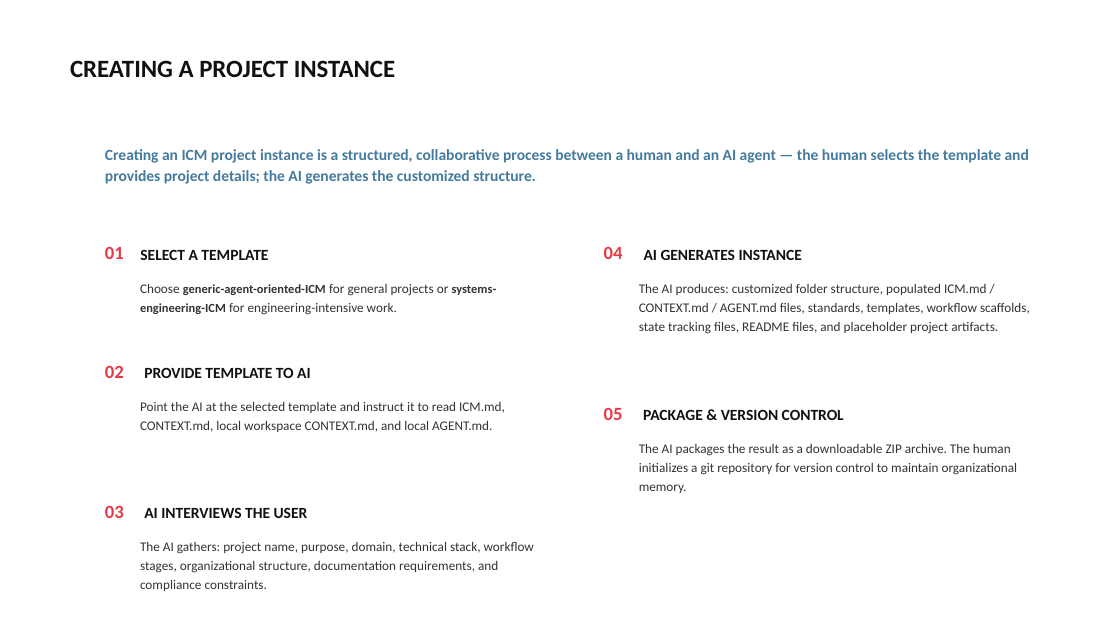
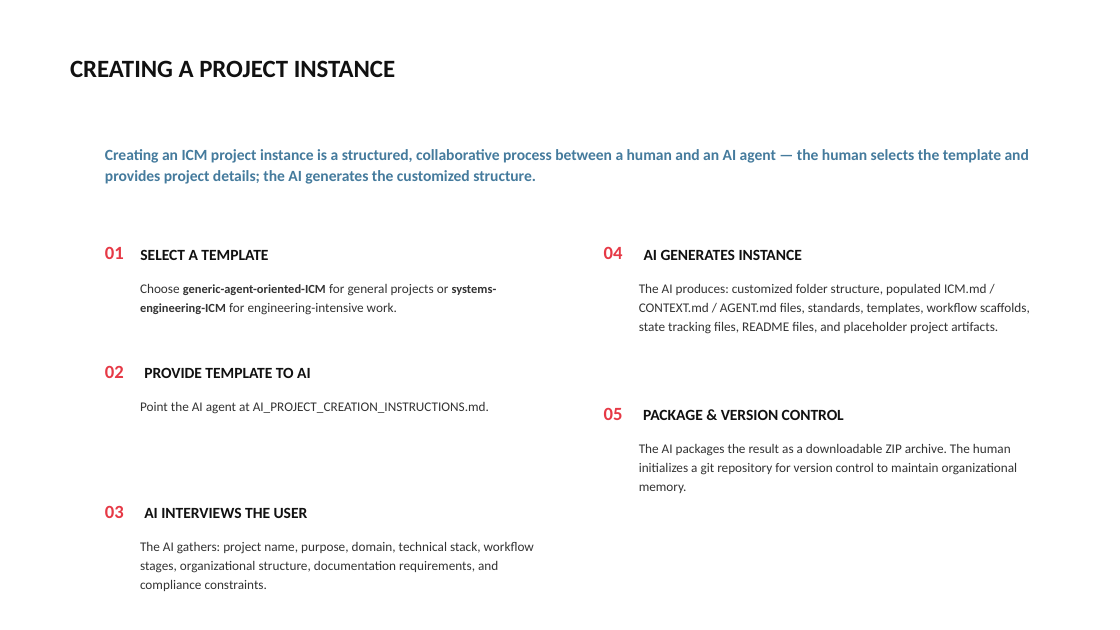
Before and after one commit to NathanForster/ICM, a slide deck: slide 8 of Interpretable_Context_Methodology_(ICM).pptx. Drawn at 1120x630 pixels with LibreOffice and Linux fonts; fonts in the diff are those of the drawing; background and template pictures are left out. Boxes give left, top, right and bottom in pixels: in the first picture for what was removed or moved away, otherwise in the second. Text is boxed around its words. In the diff, an @@ line names an element or a change of style, - is before the commit and + after.

```diff
--- a/Interpretable_Context_Methodology_(ICM).pptx
+++ b/Interpretable_Context_Methodology_(ICM).pptx
@@ text at (140, 402, 489, 414): text changed @@
-Point the AI at the selected template and instruct it to read ICM.md, CONTEXT.md, local workspace CONTEXT.md, and local AGENT.md.
+Point the AI agent at AI_PROJECT_CREATION_INSTRUCTIONS.md.
```
Also in this commit, not shown: 1 other slide changed.
